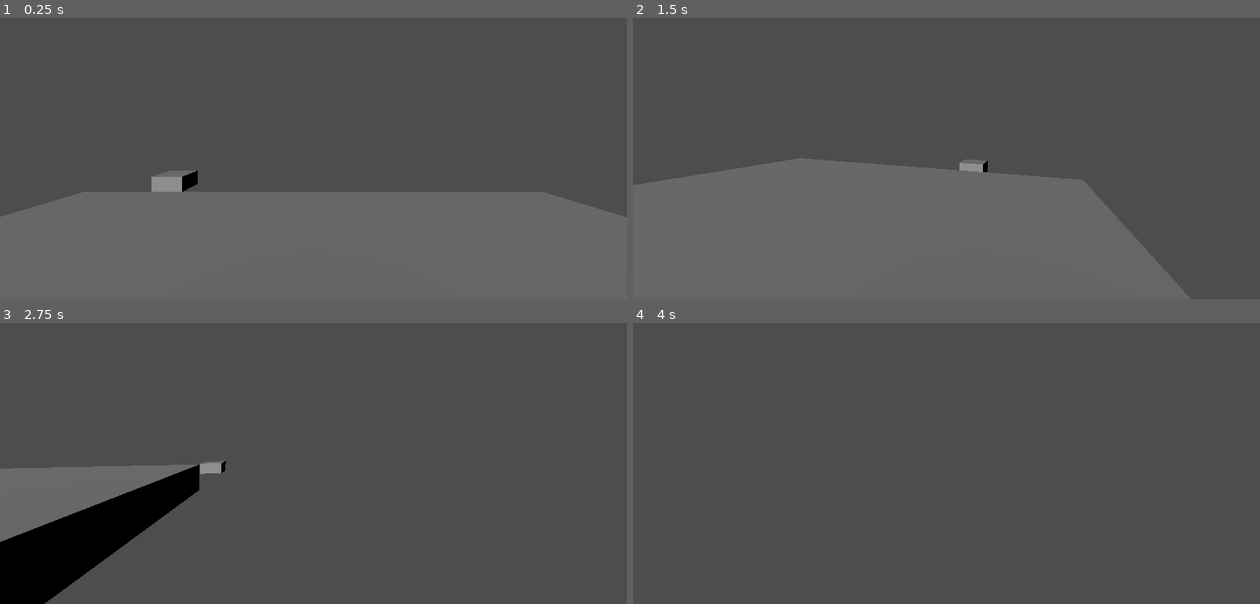
Above: before the commit, frames 1-4 (two rows, left to right).
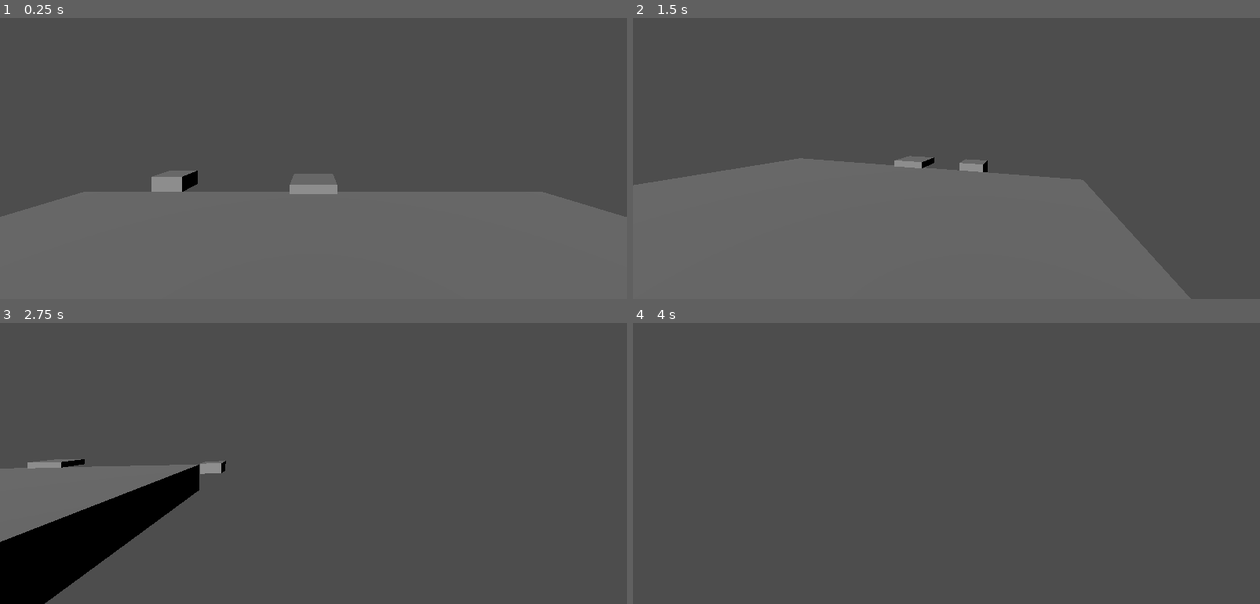
Above: after the commit, the same moments.

Repository: phiddypus/SBU-Hacks-VI
Game: Godot game, scene res://scenes/world.tscn
The game is run twice, just before and just after one commit, with the same random seed, the same clock (stepped at 60 frames per second) and the same inputs.
Inputs (mouse positions are in pixels of both pictures, inside the frame that each line leads up to):
- Up to frame 1 (0.25 s): no input
- Up to frame 2 (1.5 s): tap Enter (ui_accept) at 0.5, 0.77 s; move the mouse to (977, 121) at 0.52 s; hold D (game_right) 0.53-1.28 s; tap W (game_front) at 0.6, 1.35 s; move the mouse to (915, 124) at 1.27 s; hold S (game_back) from 1.28 s (still down)
- Up to frame 3 (2.75 s): tap Enter (ui_accept) at 1.52 s; move the mouse to (326, 421) at 2.02 s; release S (game_back) at 2.03 s; hold D (game_right) from 2.03 s (still down); tap W (game_front) at 2.1 s
- Up to frame 4 (4 s): move the mouse to (940, 432) at 2.77 s; tap W (game_front) at 2.85, 3.6 s; tap Enter (ui_accept) at 3.02, 3.77 s; move the mouse to (990, 432) at 3.52 s; release D (game_right) at 3.53 s; hold A (game_left) from 3.53 s (still down)

The runs differ from the first frame. In frame 1, 0.5% of the frame differs, in the area x 46-54%, y 55-63%; in frame 2, 0.2%; in frame 3, 0.2%; in frame 4, nothing differs.

Commit message:
jump pad

Diff:
--- a/godot/scenes/jump_pad.tscn
+++ b/godot/scenes/jump_pad.tscn
@@ -19,3 +19,5 @@
 [node name="MeshInstance3D" type="MeshInstance3D" parent="."]
 transform = Transform3D(1, 0, 0, 0, 1, 0, 0, 0, 1, 0, 0.1, 0)
 mesh = SubResource("BoxMesh_4rae3")
+
+[connection signal="body_entered" from="." to="." method="_on_body_entered"]
--- a/godot/scenes/world.tscn
+++ b/godot/scenes/world.tscn
@@ -1,7 +1,8 @@
-[gd_scene load_steps=6 format=3 uid="uid://bgpdkyf3max8v"]
+[gd_scene load_steps=7 format=3 uid="uid://bgpdkyf3max8v"]
 
 [ext_resource type="PackedScene" uid="uid://h0xdvrrfp3by" path="res://scenes/platform.tscn" id="1_m8i3x"]
 [ext_resource type="PackedScene" uid="uid://dlun07cx67ccr" path="res://scenes/player.tscn" id="2_bx8pb"]
+[ext_resource type="PackedScene" uid="uid://qh0vkpy2c73g" path="res://scenes/jump_pad.tscn" id="3_2fjsn"]
 [ext_resource type="PackedScene" uid="uid://bvip7vcq1rgl0" path="res://scenes/moving_platform.tscn" id="3_n8b2x"]
 
 [sub_resource type="BoxShape3D" id="BoxShape3D_howin"]
@@ -22,6 +23,9 @@
 [node name="Player" parent="." instance=ExtResource("2_bx8pb")]
 transform = Transform3D(1, 0, 0, 0, 1, 0, 0, 0, 1, 0, 1.80596, 0)
 
+[node name="Jump Pad" parent="." instance=ExtResource("3_2fjsn")]
+transform = Transform3D(1, 0, 0, 0, 1, 0, 0, 0, 1, 0, 0.5, -5.36763)
+
 [node name="Moving Platform" parent="." instance=ExtResource("3_n8b2x")]
 transform = Transform3D(1, 0, 0, 0, 1, 0, 0, 0, 1, -11.0948, 0, 0)
 
--- a/godot/scripts/jump_pad.gd
+++ b/godot/scripts/jump_pad.gd
@@ -1,4 +1,6 @@
 extends Area3D
+
+@export var jump_pad_strength = 10
 
 # Called when the node enters the scene tree for the first time.
 func _ready():
@@ -8,3 +10,8 @@
 # Called every frame. 'delta' is the elapsed time since the previous frame.
 func _process(delta):
 	pass
+
+
+func _on_body_entered(body):
+	if body is CharacterBody3D:
+		body.velocity.y = jump_pad_strength
